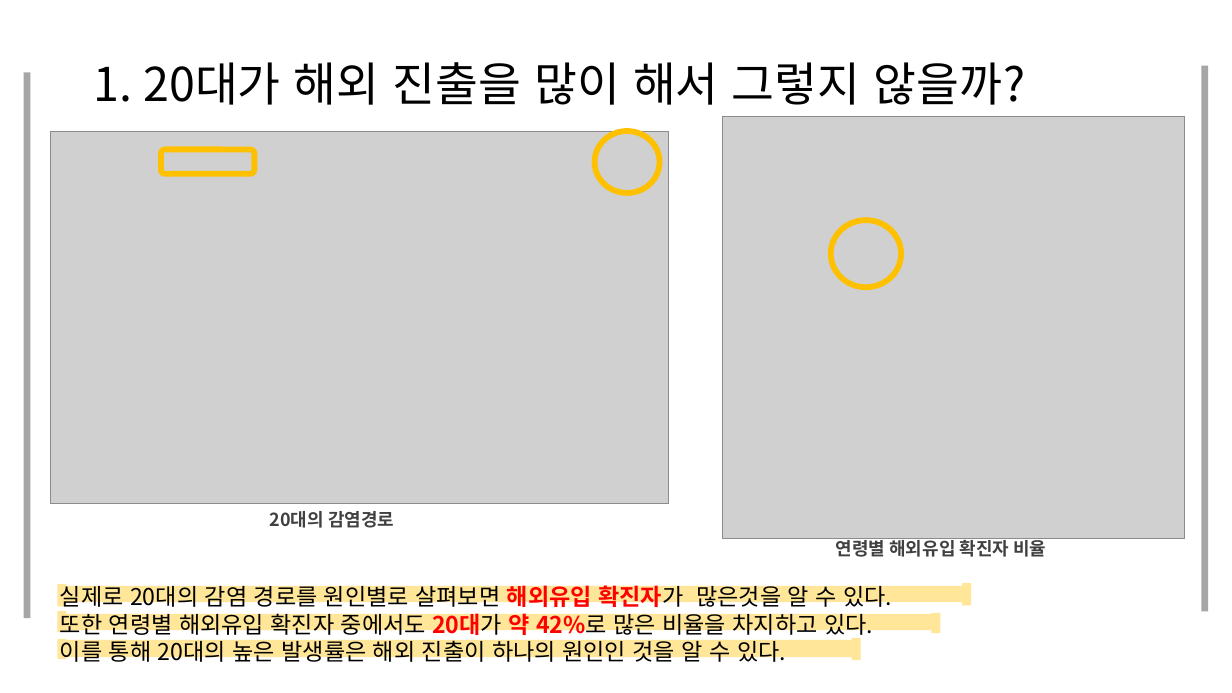
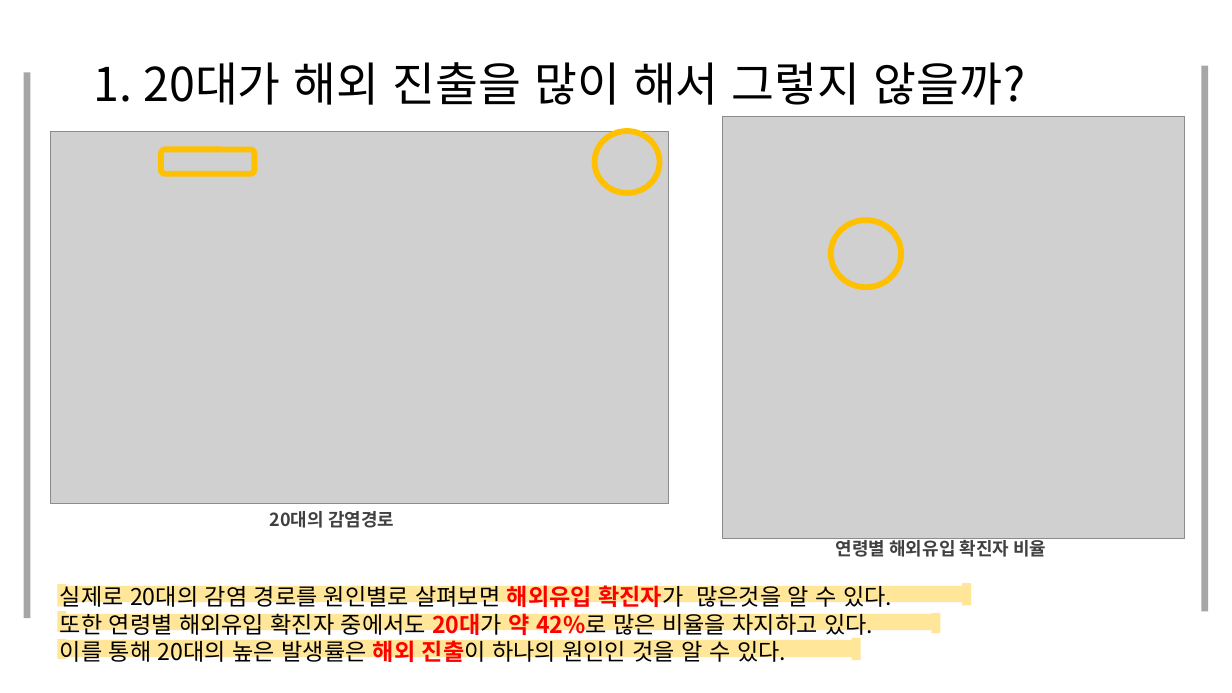
Before and after one commit to JooEHyeon/CORONA19_data_analysis, a slide deck: slide 7 of 최종합본.pptx (slide 6 before the commit). Drawn at 1232x693 pixels with LibreOffice and Linux fonts; fonts in the diff are those of the drawing; grey boxes stand for pictures. Boxes give left, top, right and bottom in pixels: in the first picture for what was removed or moved away, otherwise in the second. Text is boxed around its words. In the diff, an @@ line names an element or a change of style, - is before the commit and + after.

```diff
--- a/최종합본.pptx
+++ b/최종합본.pptx
@@ text at (60, 637, 786, 666): text colour #000000 to #FF0000, bold on in "해외 진출이" @@
```
Also in this commit, not shown: 21 other slides changed, 4 slides added, 2 slides removed.
